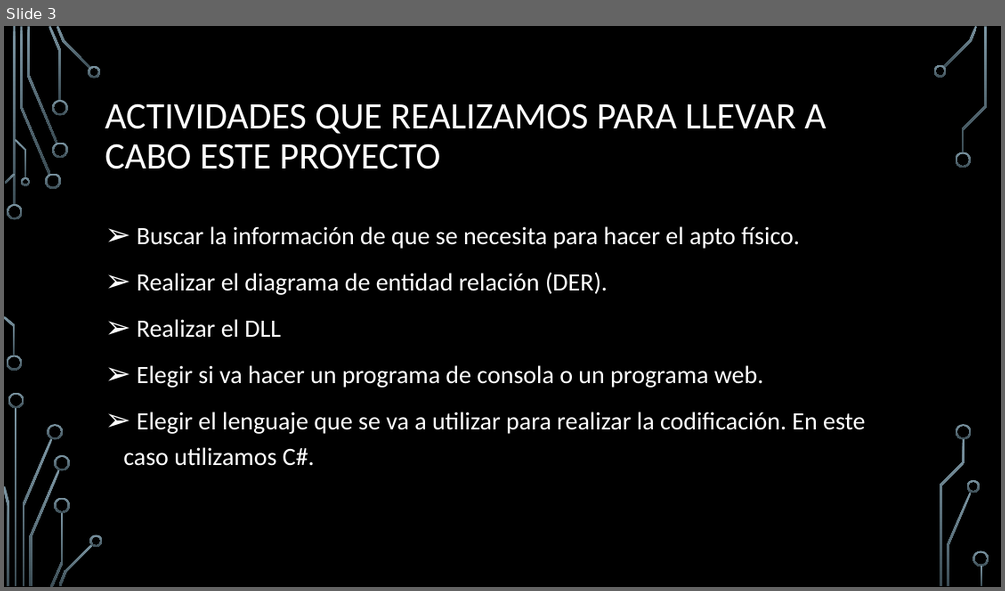
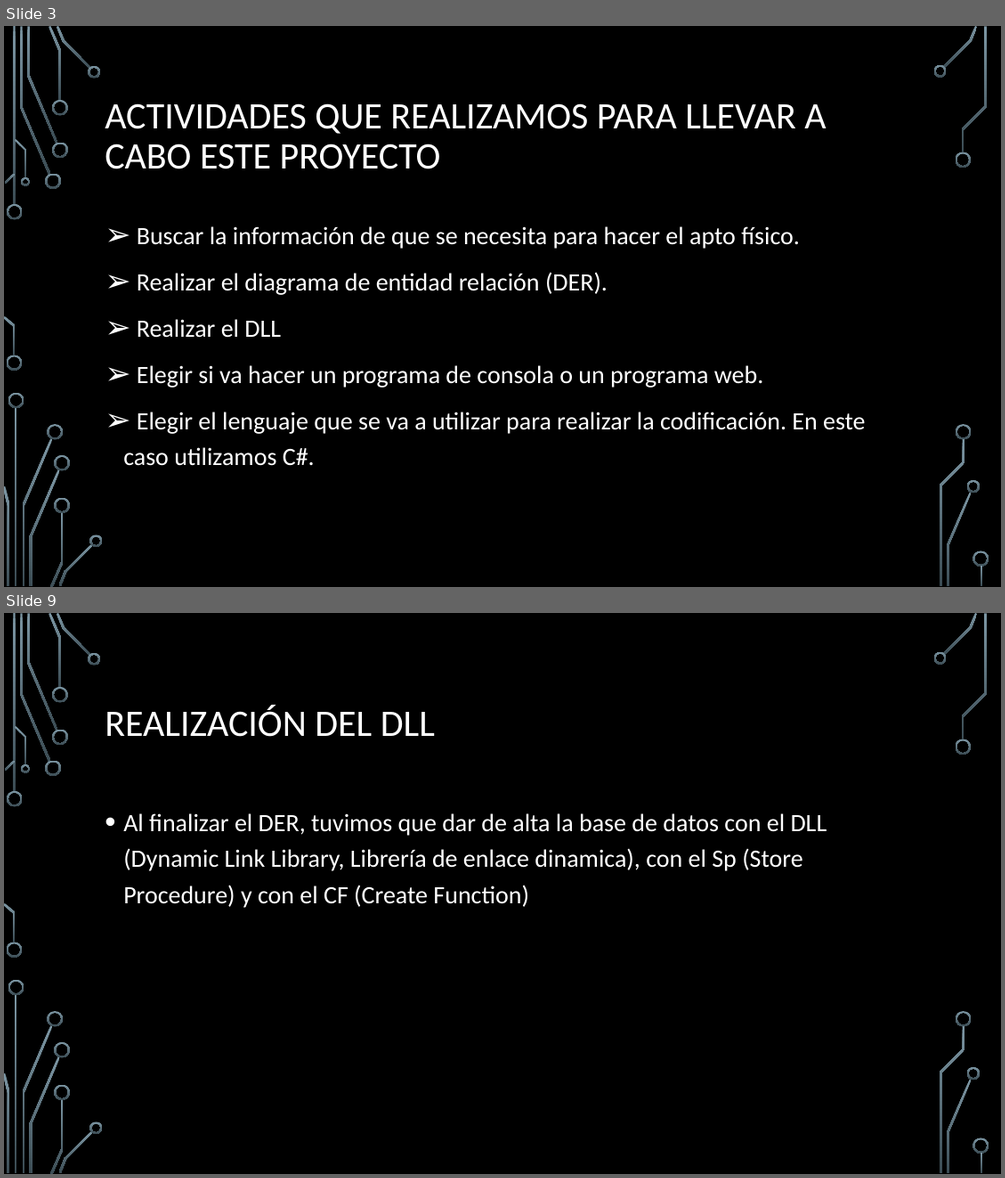
Before and after one commit to DustinJigsaw/Proyecto, a slide deck: SAF/Documentación del proyecto/SAF (Sistema de apto físico).pptx. Shown one above the other, each under a label of ours: slide 3 before the commit, slides 3 and 9 after it; the slides between them are not shown. The pictures are 1005x591 and 1005x1178 pixels, drawn with LibreOffice and Linux fonts; fonts in the diff are those of the drawing; background and template pictures are left out. Boxes give left, top, right and bottom in pixels: in the first picture for what was removed or moved away, otherwise in the second. Text is boxed around its words. In the diff, an @@ line names an element or a change of style, - is before the commit and + after.

```diff
--- a/SAF/Documentación del proyecto/SAF (Sistema de apto físico).pptx
+++ b/SAF/Documentación del proyecto/SAF (Sistema de apto físico).pptx
@@ slide 9 added at (4, 613, 1001, 1174), background picture (left out); not listed: 36 template elements that a slide beside it also shows @@
@@ title added at (105, 705, 435, 737), 36 pt, text #FFFFFF @@
+REALIZACIÓN DEL DLL
@@ text added at (123, 813, 827, 908), 24 pt, text #FFFFFF @@
+• Al finalizar el DER, tuvimos que dar de alta la base de datos con el DLL (Dynamic Link Library, Librería de enlace dinamica), con el Sp (Store Procedure) y con el CF (Create Function)
```
Also in this commit, not shown: 7 other slides added, 2 other files.
